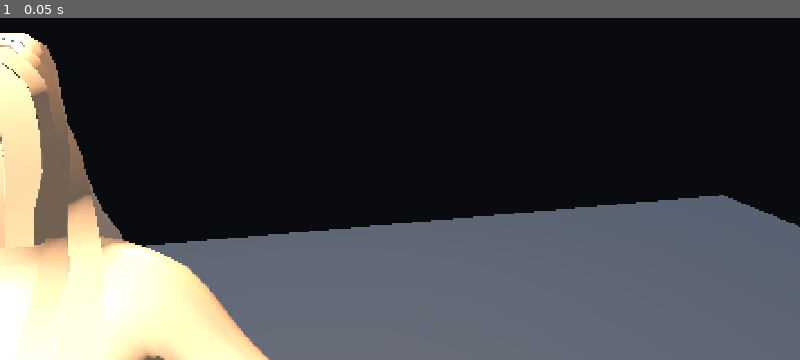
Above: before the commit, frame 1.
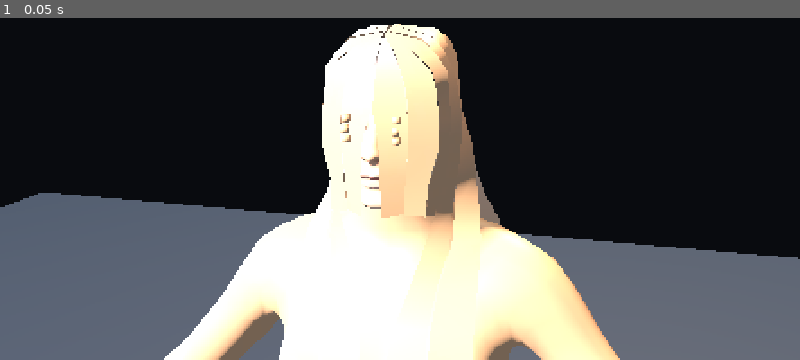
Above: after the commit, the same moment.

Repository: thomthehound/Godauldron
Game: Godot game, scene res://scenes/showcase/portrait_reference_head.tscn
Two runs of this game, one before a commit and one after it. Both use one fixed random seed, a clock stepped at 60 frames per second and the inputs below. This scene is started directly instead of the project's main scene.
Inputs:
- Up to frame 1 (0.05 s): no input

The runs differ from the first frame. In frame 1, 48% of the frame differs, in the area x 0-100%, y 1-100%.

Commit message:
Aim reference portrait at the head and keep translated motion in frame

Diff:
--- a/scenes/showcase/portrait_reference_head.tscn
+++ b/scenes/showcase/portrait_reference_head.tscn
@@ -4,10 +4,11 @@
 [ext_resource type="PackedScene" path="res://assets/showcase/makehuman_reference.glb" id="2"]
 
 [node name="PortraitReferenceHead" instance=ExtResource("1")]
+translation_amplitude_m = 0.18
 
 [node name="StageCamera" parent="." index="1"]
 position = Vector3(0.24, 1.68, 0.92)
-rotation_degrees = Vector3(-10.0, -15.0, 0)
+rotation_degrees = Vector3(-10.0, 15.0, 0)
 fov = 38.0
 
 [node name="NeutralSubject" parent="SubjectMotion" index="0"]
